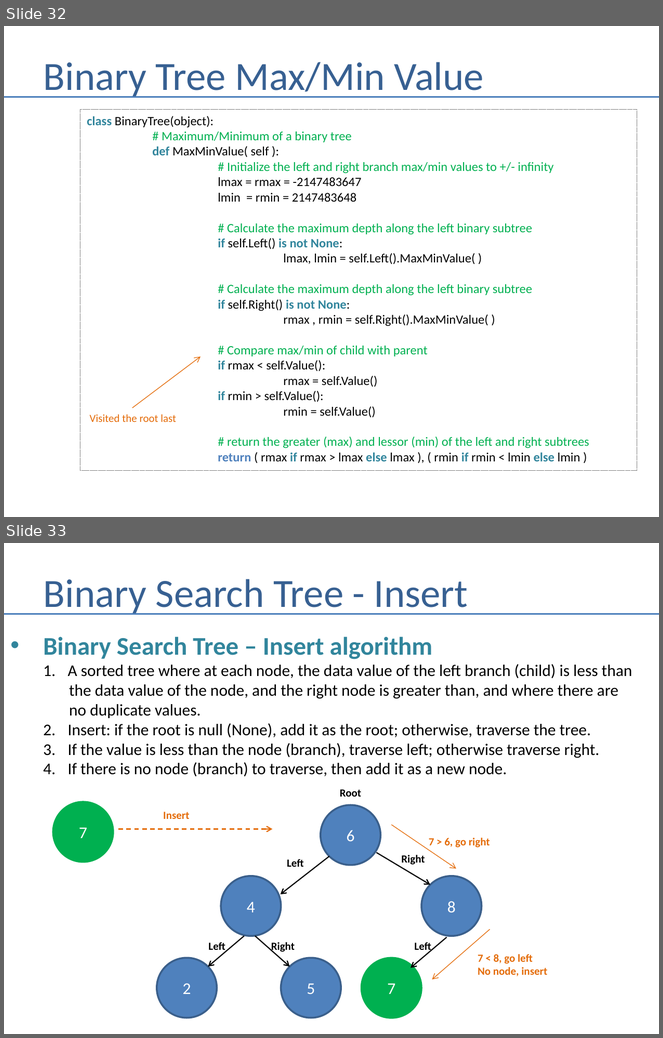
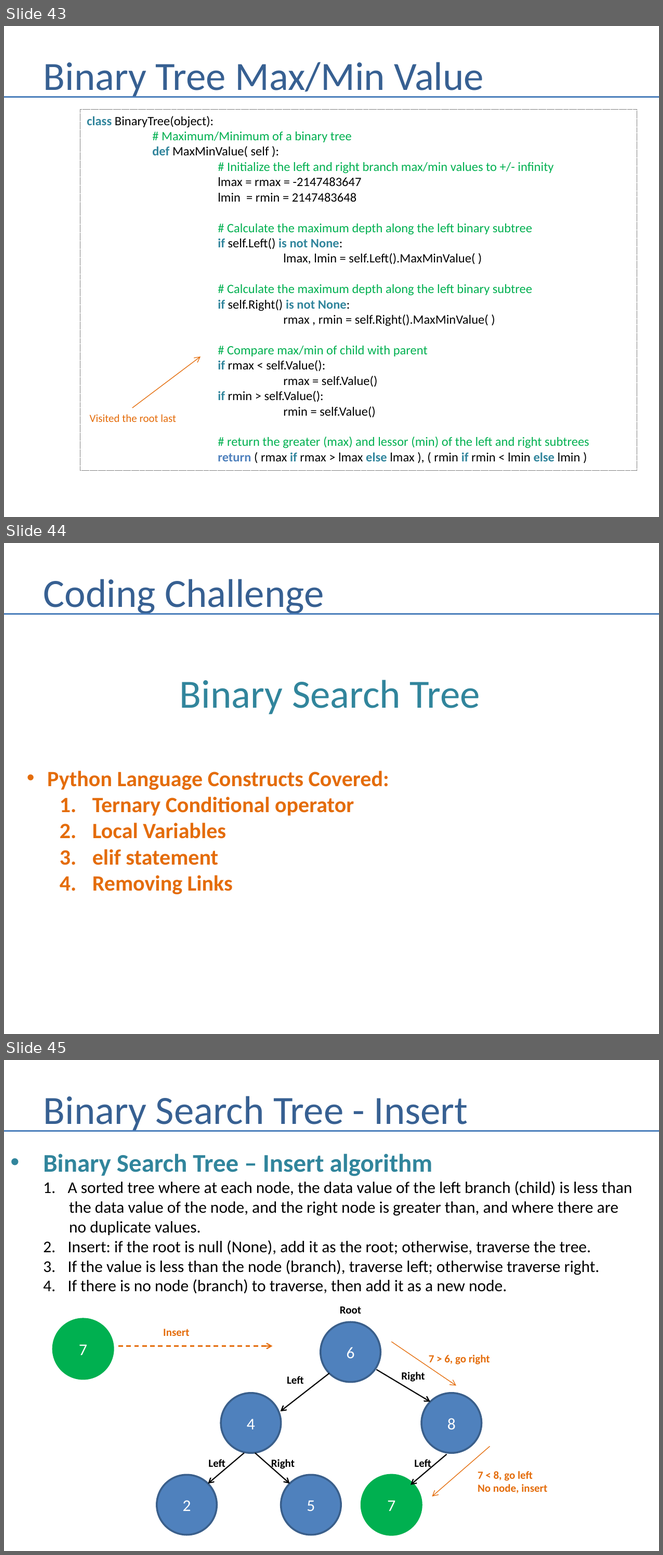
Before and after one commit to andrewferlitsch/Portland-Data-Science-Group, a slide deck: Presentations/Whiteboarding.pptx. Shown one above the other, each under a label of ours: slides 32 and 33 before the commit, slides 43, 44 and 45 after it. The pictures are 663x1038 and 663x1555 pixels, drawn with LibreOffice and Linux fonts; fonts in the diff are those of the drawing. Boxes give left, top, right and bottom in pixels: in the first picture for what was removed or moved away, otherwise in the second. Text is boxed around its words. In the diff, an @@ line names an element or a change of style, - is before the commit and + after.

```diff
--- a/Presentations/Whiteboarding.pptx
+++ b/Presentations/Whiteboarding.pptx
@@ slide 44 added at (x1=4, y1=543, x2=659, y2=1034), background #FFFFFF @@
@@ title added at (x1=44, y1=579, x2=324, y2=615), 44 pt, text #376092 @@
+Coding Challenge
@@ line added from (4, 614) to (659, 614), #4B7EBC 1.5 pt @@
@@ text added at (x1=180, y1=680, x2=480, y2=715), 44 pt, text #31859C @@
+Binary Search Tree
@@ text added at (x1=47, y1=771, x2=389, y2=895), 24 pt, text #E46C0A, bold @@
+• Python Language Constructs Covered:
+  1. Ternary Conditional operator
+  2. Local Variables
+  3. elif statement
+  4. Removing Links
@@ what was slide 32 is now slide 43 @@
@@ what was slide 33 is now slide 45 @@
```
Also in this commit, not shown: 5 slides changed, 32 other slides added.
